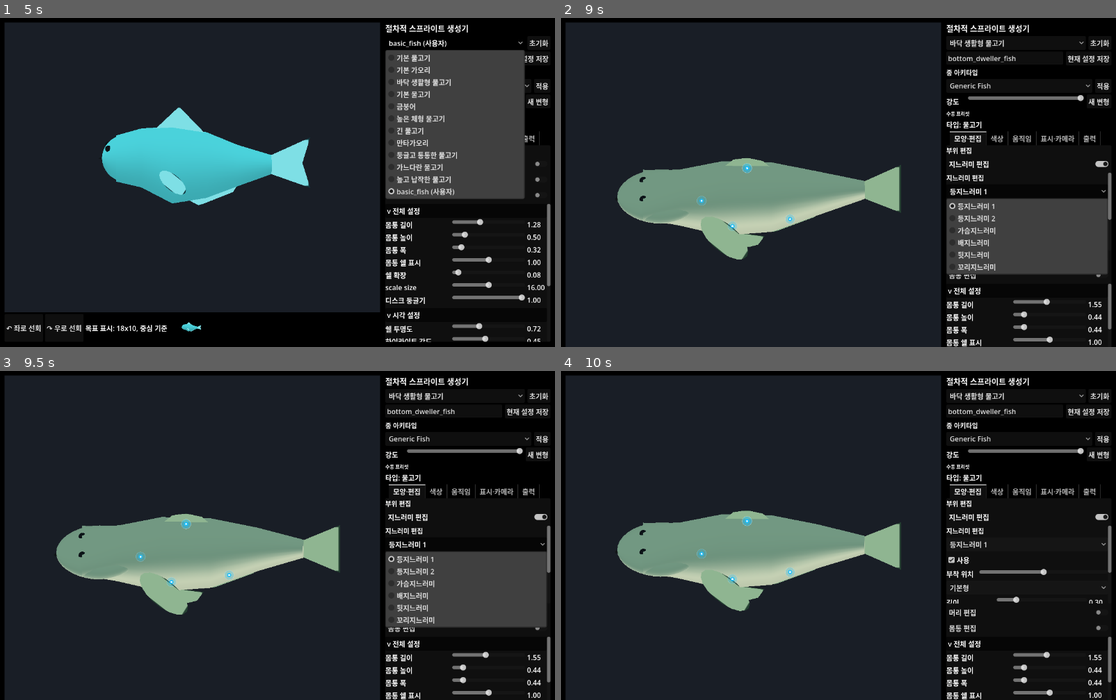
Above: before the commit, frames 1-4 (two rows, left to right).
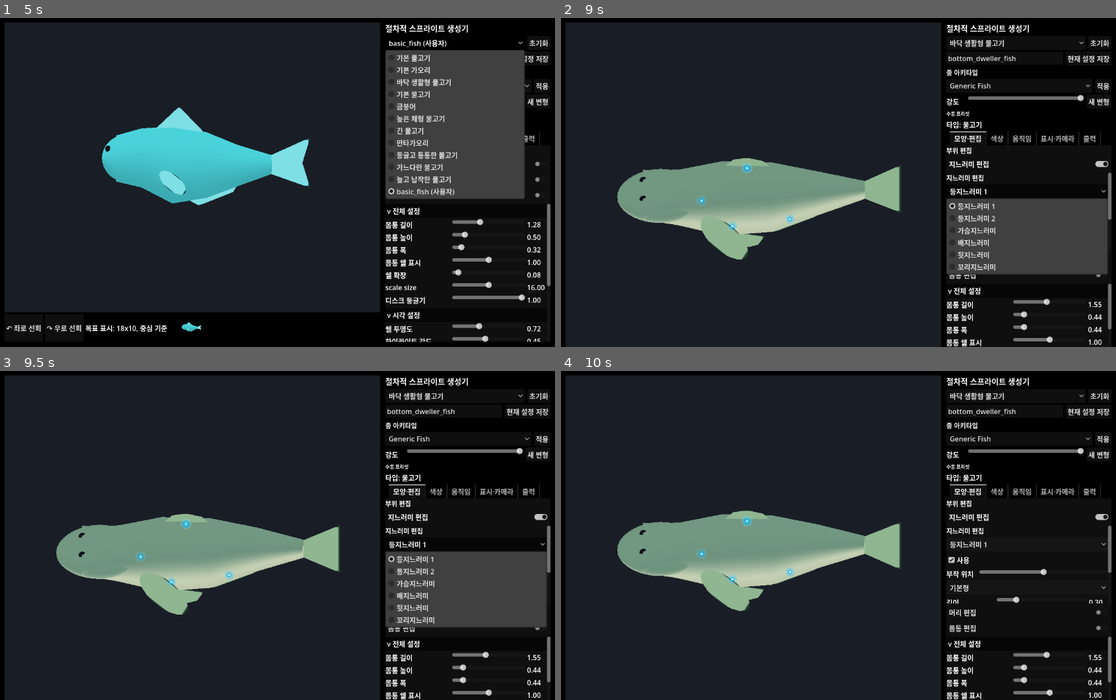
Above: after the commit, the same moments.

Repository: currywhaleshark/aquarium_sprite_mock-up_generator
Game: Godot game, scene res://scenes/Main.tscn
The game is run twice, just before and just after one commit, with the same random seed, the same clock (stepped at 60 frames per second) and the same inputs.
Inputs:
- Up to frame 1 (5 s): click "↶ 좌로 선회" at 0.5 s; click "↷ 우로 선회" at 1.25 s; click "기본 물고기" at 2 s; click "초기화" at 2.75 s; click "현재 설정 저장" at 3.5 s; click "basic_fish (사용자)" at 4.25 s
- Up to frame 2 (9 s): click "Generic Fish" at 5 s; click "바닥 생활형 물고기" at 5.75 s; click "적용" at 6.5 s; click "새 변형" at 7.25 s; click "지느러미 편집" at 8 s; click "등지느러미 1" at 8.75 s
- Up to frame 3 (9.5 s): no input
- Up to frame 4 (10 s): click "사용" at 9.5 s

Frame 1 is identical in both runs. In frame 2, less than 0.1% of the frame differs, in the area x 11-20%, y 45-63%; in frame 3, less than 0.1%; in frame 4, less than 0.1%.

Commit message:
fix(head): jaw shears the snout tip instead of translating it rigidly
The previous version translated the whole snout as a rigid block, which dragged
the head body along too. Now the jaw shears the snout: the tip moves by the jaw
amount while the snout base (where it meets the head) stays fixed, so a symmetric
snout shears into a right triangle with a flat top (jaw up) or flat bottom (jaw
down) and the head body never moves. The shift ramps linearly from full at the
tip to zero at the snout base.

Tightens the HeadEditorModelTest regression check: dropping the jaw lowers the
mouth and front snout vertices while head-body vertices (x > 0.1) stay put.

Co-Authored-By: Claude Opus 4.8 <noreply@anthropic.com>

Diff:
--- a/scripts/creature/HeadProfile.gd
+++ b/scripts/creature/HeadProfile.gd
@@ -90,19 +90,12 @@
 static func hump_height(forehead_slope: float) -> float:
 	return HUMP_BASE_HEIGHT + forehead_slope * HUMP_SLOPE_GAIN
 
-# How far past the snout window the vertical shift blends back into the head body.
-const JAW_BLEND_SPAN := 0.18
-
-# Vertical shift applied so the whole snout translates with the jaw (the mouth's
-# offset from its no-jaw baseline). The snout (u < snout_base) moves as a RIGID block
-# by `shift` - it does not curve - then ramps smoothly to 0 over JAW_BLEND_SPAN so it
-# rejoins the head body without a step.
+# Vertical shear of the snout driven by the jaw. The snout TIP moves by `shift`
+# (the mouth's offset from its no-jaw baseline) while the snout base, where it meets
+# the head, stays put - so a symmetric snout (◁) shears into a right triangle with a
+# flat top (jaw up) or flat bottom (jaw down). The head body (u >= snout_base) is
+# untouched: the shift ramps linearly from full at the tip to 0 at the snout base.
 static func snout_y_shift(shift: float, u: float, snout_base: float = SNOUT_BLEND_HALF) -> float:
-	if shift == 0.0:
+	if shift == 0.0 or u >= snout_base:
 		return 0.0
-	if u <= snout_base:
-		return shift
-	if u >= snout_base + JAW_BLEND_SPAN:
-		return 0.0
-	var t := (u - snout_base) / JAW_BLEND_SPAN
-	return shift * (1.0 - smoothstep(0.0, 1.0, t))
+	return shift * (1.0 - u / snout_base)
--- a/scripts/creature/PrimitiveFactory.gd
+++ b/scripts/creature/PrimitiveFactory.gd
@@ -75,7 +75,8 @@
 			if shape == "flattened" and y < 0.0:
 				y *= HeadProfile.FLATTEN_MESH_FACTOR
 
-			# 5. Jaw shift: the whole snout translates with the mouth (rigid, no curve).
+			# 5. Jaw shear: the snout tip follows the mouth while the snout base (where
+			# it meets the head) stays fixed, so the head body itself does not move.
 			if shape != "cephalofoil":
 				y += HeadProfile.snout_y_shift(snout_shift, u, snout_base)
 
--- a/scripts/tools/HeadEditorModelTest.gd
+++ b/scripts/tools/HeadEditorModelTest.gd
@@ -56,8 +56,8 @@
 	assert(float(pointed_shell_profile[0].x) > head_after.position.x - head_after.scale.x * 0.35)
 	assert(float(pointed_shell_profile[0].x) < head_after.position.x - head_after.scale.x * 0.05)
 
-	# Jaw bend: dropping the jaw must move the snout geometry with the mouth, not
-	# leave the mouth floating in front of a rigid head.
+	# Jaw shear: dropping the jaw moves the snout tip (and mouth) down while the head
+	# body stays put - the snout shears into a flat-bottom triangle, the head does not move.
 	var neutral_jaw: Dictionary = fish.parameters.duplicate(true)
 	neutral_jaw["head_shape"] = "rounded"
 	neutral_jaw["mouth_type"] = "terminal"
@@ -68,7 +68,8 @@
 	fish.set_parameters(neutral_jaw)
 	await get_tree().process_frame
 	await get_tree().process_frame
-	var neutral_tip_y := _front_tip_min_y(fish.get_node_or_null("BodyPivot/Head") as MeshInstance3D)
+	var neutral_verts := _head_vertices(fish.get_node_or_null("BodyPivot/Head") as MeshInstance3D)
+	var neutral_tip_y := _front_tip_min_y(neutral_verts)
 	var neutral_mouth_y := (fish.get_node_or_null("BodyPivot/Head/Mouth") as MeshInstance3D).position.y
 
 	var dropped_jaw: Dictionary = neutral_jaw.duplicate(true)
@@ -77,10 +78,14 @@
 	fish.set_parameters(dropped_jaw)
 	await get_tree().process_frame
 	await get_tree().process_frame
-	var dropped_tip_y := _front_tip_min_y(fish.get_node_or_null("BodyPivot/Head") as MeshInstance3D)
+	var dropped_verts := _head_vertices(fish.get_node_or_null("BodyPivot/Head") as MeshInstance3D)
+	var dropped_tip_y := _front_tip_min_y(dropped_verts)
 	var dropped_mouth_y := (fish.get_node_or_null("BodyPivot/Head/Mouth") as MeshInstance3D).position.y
+	# Mouth and snout tip drop together...
 	assert(dropped_mouth_y < neutral_mouth_y - 0.2)
 	assert(dropped_tip_y < neutral_tip_y - 0.1)
+	# ...but the head body (behind the snout base, x > 0.1) must stay put.
+	assert(_max_back_y_delta(neutral_verts, dropped_verts) < 0.001)
 
 	DirAccess.make_dir_recursive_absolute(ProjectSettings.globalize_path("res://exports/test_results"))
 	var file := FileAccess.open("res://exports/test_results/head_editor_model.ok", FileAccess.WRITE)
@@ -89,12 +94,22 @@
 	print("HEAD_EDITOR_MODEL_TEST_OK")
 	get_tree().quit(0)
 
-func _front_tip_min_y(head: MeshInstance3D) -> float:
+func _head_vertices(head: MeshInstance3D) -> PackedVector3Array:
 	var arr_mesh := head.mesh as ArrayMesh
-	var arrays := arr_mesh.surface_get_arrays(0)
-	var verts: PackedVector3Array = arrays[Mesh.ARRAY_VERTEX]
+	return arr_mesh.surface_get_arrays(0)[Mesh.ARRAY_VERTEX]
+
+func _front_tip_min_y(verts: PackedVector3Array) -> float:
 	var min_y := INF
 	for v in verts:
 		if v.x < -0.45:
 			min_y = minf(min_y, v.y)
 	return min_y
+
+# Largest vertical change among head-body vertices (x > 0.1, behind the snout).
+# The two meshes share vertex ordering, so compare index by index.
+func _max_back_y_delta(a: PackedVector3Array, b: PackedVector3Array) -> float:
+	var max_delta := 0.0
+	for i in mini(a.size(), b.size()):
+		if a[i].x > 0.1:
+			max_delta = maxf(max_delta, absf(a[i].y - b[i].y))
+	return max_delta
